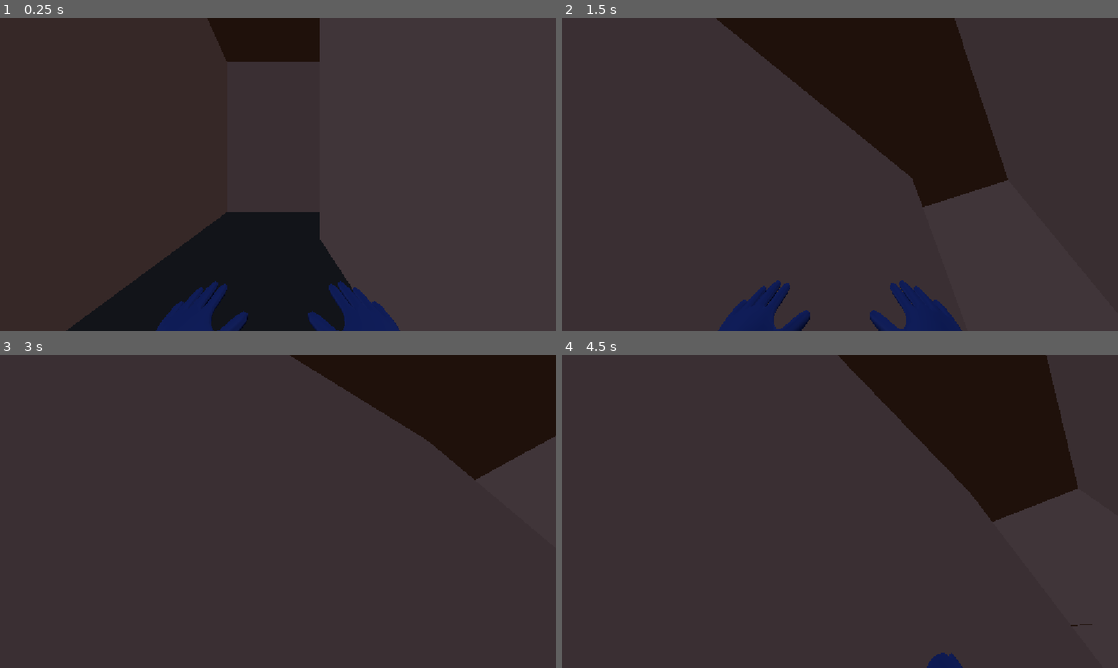
Above: before the commit, frames 1-4 (two rows, left to right).
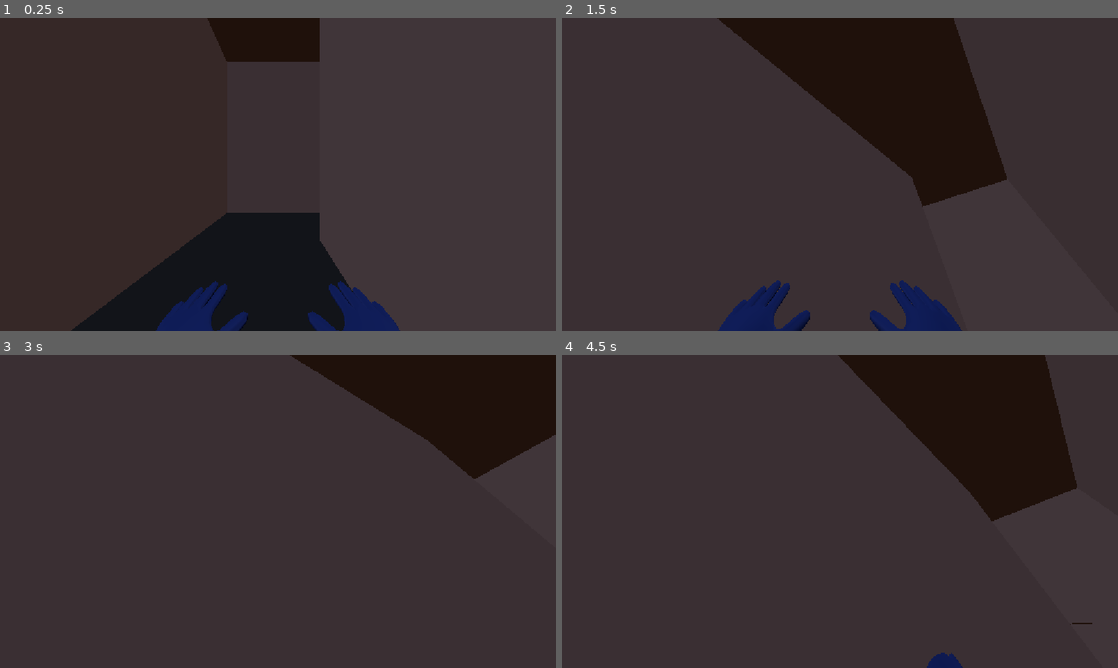
Above: after the commit, the same moments.

Repository: Kasairoo/DervilBallHackclubHaven
Game: Godot game, scene res://Scenes/House/interior_1.tscn
Two runs of this game, one before a commit and one after it. Both use one fixed random seed, a clock stepped at 60 frames per second and the inputs below. This scene is started directly instead of the project's main scene.
Inputs (mouse positions are in pixels of both pictures, inside the frame that each line leads up to):
- Up to frame 1 (0.25 s): no input
- Up to frame 2 (1.5 s): tap Enter (ui_accept) at 0.5, 0.77 s; move the mouse to (812, 237) at 0.52 s; hold W (PlayerForward) from 0.53 s (still down); click (812, 237) at 0.6 s; move the mouse to (878, 177) at 1.27 s; right-click (878, 177) at 1.35 s
- Up to frame 3 (3 s): tap Enter (ui_accept) at 1.52 s; move the mouse to (233, 508) at 2.02 s; click (233, 508) at 2.1 s; move the mouse to (283, 511) at 2.77 s; release W (PlayerForward) at 2.78 s; hold A (PlayerLeft) from 2.78 s (still down); right-click (283, 511) at 2.85 s
- Up to frame 4 (4.5 s): tap Enter (ui_accept) at 3.02, 3.77 s; move the mouse to (817, 505) at 3.52 s; release A (PlayerLeft) at 3.53 s; hold W (PlayerForward) from 3.53 s (still down); click (817, 505) at 3.6 s; move the mouse to (867, 511) at 4.27 s; right-click (867, 511) at 4.35 s

The runs differ from the first frame. In frame 1, 0.3% of the frame differs, in the area x 11-64%, y 62-100%; in frame 2, 0.2%; in frame 3, less than 0.1%; in frame 4, 0.2%.

Commit message:
Done done fdone!!!!!
YEAHHH

Diff:
--- a/devil-ball-hackclub-haven/Scenes/House/interior_1.tscn
+++ b/devil-ball-hackclub-haven/Scenes/House/interior_1.tscn
@@ -6,6 +6,7 @@
 [ext_resource type="Material" uid="uid://w58t8ff47aq3" path="res://Scenes/House/materialllls/brown_standard_material_3d.tres" id="2_0j4n6"]
 [ext_resource type="Material" uid="uid://iqiqkkk7bs8d" path="res://Scenes/House/materialllls/grey_standard_material_3d.tres" id="3_g18s6"]
 [ext_resource type="PackedScene" uid="uid://bvjedt0pmvwmg" path="res://Objects/Pickables/pickable.tscn" id="3_ocuec"]
+[ext_resource type="PackedScene" uid="uid://bgql7uuc80nxs" path="res://Objects/Pickables/shotgun.tscn" id="4_dq718"]
 
 [sub_resource type="ProceduralSkyMaterial" id="ProceduralSkyMaterial_0srf5"]
 sky_horizon_color = Color(0.66224277, 0.6717428, 0.6867428, 1)
@@ -74,6 +75,28 @@
 size = Vector3(11.5, 8.5, 17.5)
 material = ExtResource("2_0j4n6")
 
+[node name="CSGBox3D26" type="CSGBox3D" parent="CSGCombiner3D" unique_id=102836324]
+transform = Transform3D(1, 0, 0, 0, 1, 0, 0, 0, 1, -0.77666926, 1.1895452, -89.313095)
+size = Vector3(5, 3.5, 29.5)
+material = ExtResource("2_0j4n6")
+
+[node name="CSGBox3D28" type="CSGBox3D" parent="CSGCombiner3D" unique_id=2043545246]
+transform = Transform3D(1, 0, 0, 0, 1, 0, 0, 0, 1, -12.2766695, 1.1895452, -101.313095)
+size = Vector3(18, 3.5, 5.5)
+material = ExtResource("2_0j4n6")
+
+[node name="CSGBox3D27" type="CSGBox3D" parent="CSGCombiner3D" unique_id=1292858399]
+transform = Transform3D(1, 0, 0, 0, 1, 0, 0, 0, 1, -0.52666926, 1.1895452, -89.063095)
+operation = 2
+size = Vector3(3.5, 2.5, 29)
+material = ExtResource("2_0j4n6")
+
+[node name="CSGBox3D29" type="CSGBox3D" parent="CSGCombiner3D" unique_id=1380750456]
+transform = Transform3D(1, 0, 0, 0, 1, 0, 0, 0, 1, -8.0266695, 1.1895452, -101.313095)
+operation = 2
+size = Vector3(18.5, 2.5, 4.5)
+material = ExtResource("2_0j4n6")
+
 [node name="CSGBox3D23" type="CSGBox3D" parent="CSGCombiner3D" unique_id=920984046]
 transform = Transform3D(1, 0, 0, 0, 1, 0, 0, 0, 1, -0.77666926, 3.6895452, -66.313095)
 operation = 2
@@ -177,24 +200,32 @@
 material = ExtResource("2_0j4n6")
 
 [node name="CSGBox3D" type="CSGBox3D" parent="CSGCombiner3D" unique_id=265951203]
-transform = Transform3D(1, 0, 0, 0, 1, 0, 0, 0, 1, 0, -0.1987176, 0)
+transform = Transform3D(1, 0, 0, 0, 1, 0, 0, 0, 1, 0, -0.23161608, 0)
 size = Vector3(900, 0.35, 900)
 material = ExtResource("3_g18s6")
 
+[node name="CSGBox3D30" type="CSGBox3D" parent="CSGCombiner3D" unique_id=1112582980]
+transform = Transform3D(1, 0, 0, 0, 1, 0, 0, 0, 1, -15.776669, -0.060454845, -101.313095)
+size = Vector3(2, 1, 2.5)
+material = ExtResource("2_0j4n6")
+
+[node name="Pickable" parent="CSGCombiner3D" unique_id=942533221 instance=ExtResource("4_dq718")]
+transform = Transform3D(1, 0, 0, 0, 0.99999994, 0, 0, 0, 0.99999994, -16, 1.5, -101.5)
+
 [node name="Player" parent="." unique_id=1311379251 instance=ExtResource("1_0srf5")]
 transform = Transform3D(1, 0, 0, 0, 1, 0, 0, 0, 1, -0.5, 1.5, 0.5)
 
-[node name="Pickable" parent="." unique_id=942533221 instance=ExtResource("3_ocuec")]
+[node name="Pickable" parent="." unique_id=891204605 instance=ExtResource("3_ocuec")]
 transform = Transform3D(1, 0, 0, 0, 1, 0, 0, 0, 1, 13.5, 0.5, -9)
 
 [node name="Pickable2" parent="." unique_id=1587305918 instance=ExtResource("3_ocuec")]
 transform = Transform3D(1, 0, 0, 0, 1, 0, 0, 0, 1, 7.5, 0.5, -31.5)
 
 [node name="Door" parent="." unique_id=1438692399 instance=ExtResource("1_5ghw7")]
-transform = Transform3D(-1, 0, -8.742278e-08, 0, 1, 0, 8.742278e-08, 0, -1, 7.75, 1, -21)
+transform = Transform3D(-1, 0, -8.742278e-08, 0, 1, 0, 8.742278e-08, 0, -1, 7.25, 0.95, -18.5)
 
 [node name="Door2" parent="." unique_id=1617694241 instance=ExtResource("1_5ghw7")]
-transform = Transform3D(-1, 0, -8.742278e-08, 0, 1, 0, 8.742278e-08, 0, -1, 0, 1, -55.75)
+transform = Transform3D(-1, 0, -8.742278e-08, 0, 1, 0, 8.742278e-08, 0, -1, -0.5, 1, -52.75)
 
 [node name="Area1" type="Area3D" parent="." unique_id=1683382315]
 transform = Transform3D(1, 0, 0, 0, 1, 0, 0, 0, 1, 0, 0.5, -58)
